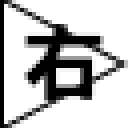
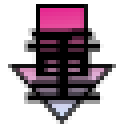
Comparing the layer stacks of the two 128 × 128 images. Changes:
hid group "右針" (2 layers) over [0, 0, 128, 128]
added group "重力下" with 3 layers above "重力上" over [0, 0, 128, 128]
added layer "重" (1st of 4, in "重力下") in group "重力下" over [24, 24, 104, 104]
added layer "矢印 9 1" (1st of 4, in "重力下") in group "重力下" over [8, 4, 116, 124]
added layer "レイヤー 17" in group "重力下" over [0, 0, 128, 128]
added group "重力上" with 3 layers above "重力左" over [0, 0, 128, 128]
added layer "重" (2nd of 4, in "重力上") in group "重力上" over [24, 20, 104, 100]
added layer "矢印 9 1" (2nd of 4, in "重力上") in group "重力上" over [8, 0, 116, 120]
added layer "レイヤー 18" in group "重力上" over [0, 0, 128, 128]
added group "重力左" with 3 layers above "重力右" over [0, 0, 128, 128]
added layer "重" (3rd of 4, in "重力左") in group "重力左" over [24, 20, 104, 100]
added layer "矢印 9 1" (3rd of 4, in "重力左") in group "重力左" over [8, 8, 124, 116]
added layer "レイヤー 19" in group "重力左" over [0, 0, 128, 128]
added group "重力右" with 3 layers over [0, 0, 128, 128]
added layer "重" (4th of 4, in "重力右") in group "重力右" over [24, 24, 104, 104]
added layer "矢印 9 1" (4th of 4, in "重力右") in group "重力右" over [8, 12, 128, 120]
added layer "レイヤー 20" in group "重力右" over [0, 0, 128, 128]
